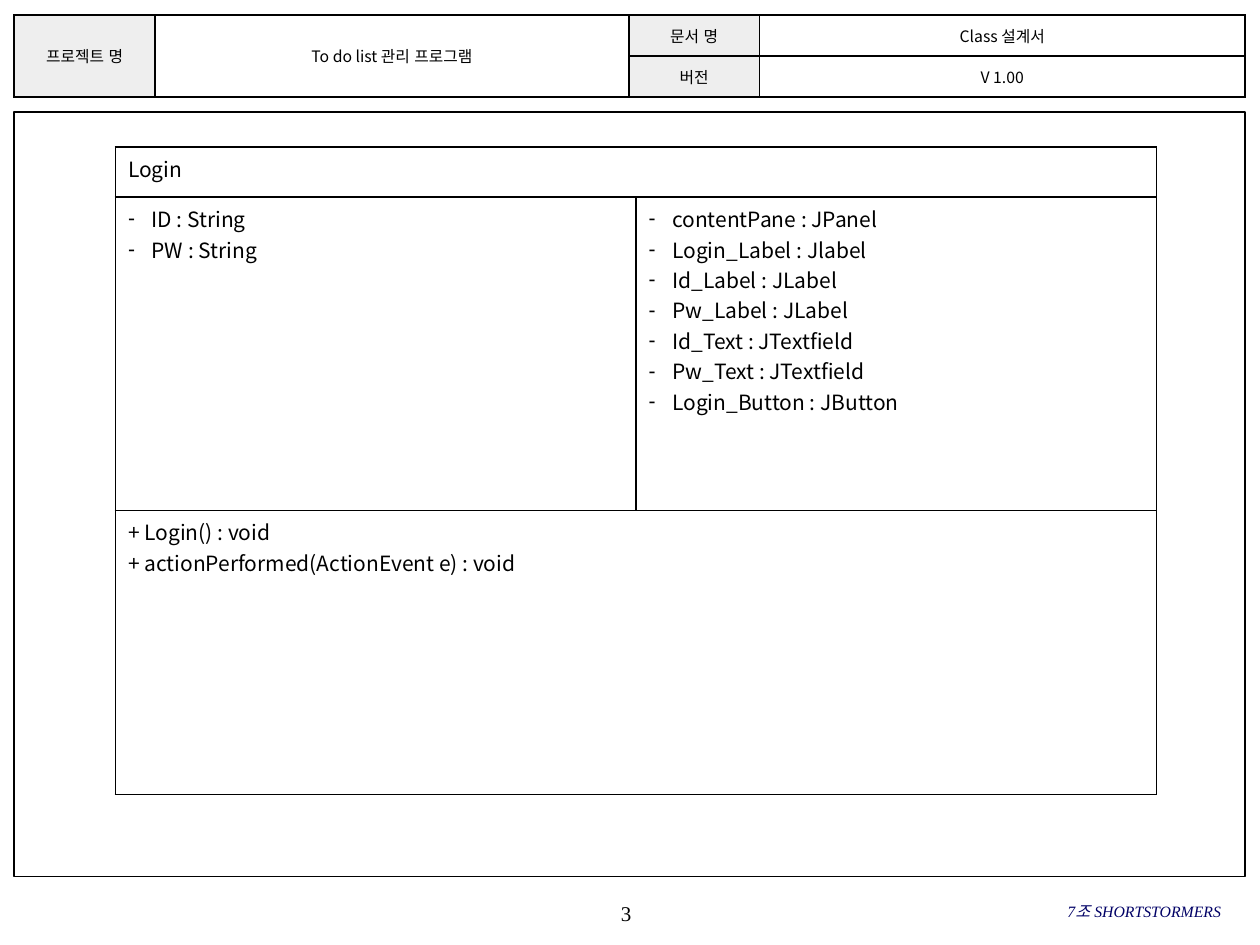
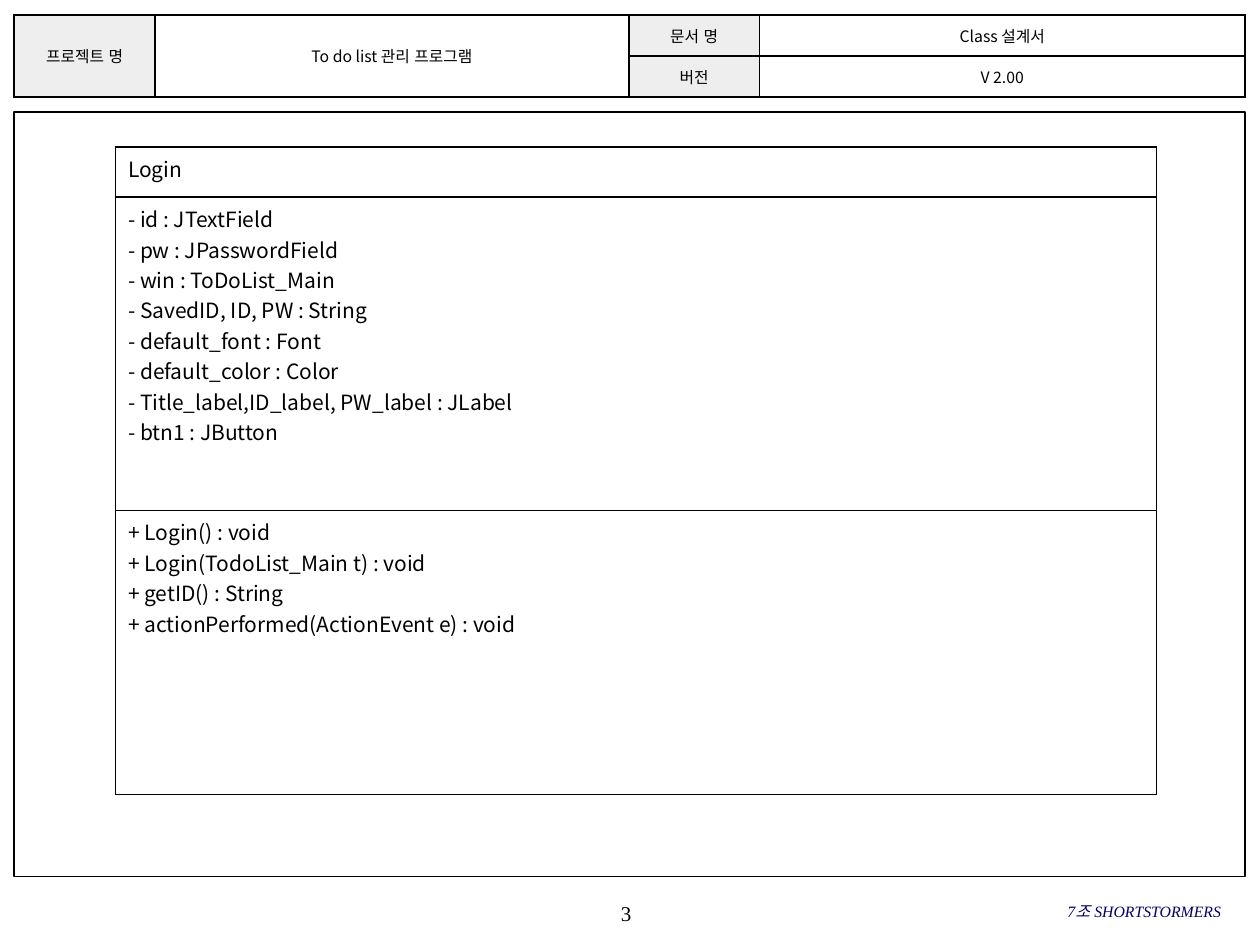
Before and after one commit to SMU-SE-Admin/18-1_7_SHORTSTORMERS_Doc, a slide deck: slide 3 of 03 설계/Class 설계서_7_SHORTSTORMERS.pptx. Drawn at 1260x945 pixels with LibreOffice and Linux fonts; fonts in the diff are those of the drawing; background and template pictures are left out. Boxes give left, top, right and bottom in pixels: in the first picture for what was removed or moved away, otherwise in the second. Text is boxed around its words. In the diff, an @@ line names an element or a change of style, - is before the commit and + after.

```diff
--- a/03 설계/Class 설계서_7_SHORTSTORMERS.pptx
+++ b/03 설계/Class 설계서_7_SHORTSTORMERS.pptx
@@ table at (14, 15, 1245, 97) @@
-row 2, column 4: V 1.00
+row 2, column 4: V 2.00
@@ table at (116, 147, 1157, 795) @@
-column 1: Login | ID : String / PW : String | + Login() : void / + actionPerformed(ActionEvent e) : void
-column 2:  | contentPane : JPanel / Login_Label : Jlabel / Id_Label : JLabel / Pw_Label : JLabel / Id_Text : JTextfield / Pw_Text : JTextfield / Login_Button : JButton | 
+column 1: Login | - id : JTextField / - pw : JPasswordField / - win : ToDoList_Main / - SavedID, ID, PW : String / - default_font : Font / - default_color : Color / - Title_label,ID_label, PW_label : JLabel / - btn1 : JButton | + Login() : void / + Login(TodoList_Main t) : void / + getID() : String / + actionPerformed(ActionEvent e) : void
```
Also in this commit, not shown: 8 other slides changed, 4 slides added, 2 slides removed.
